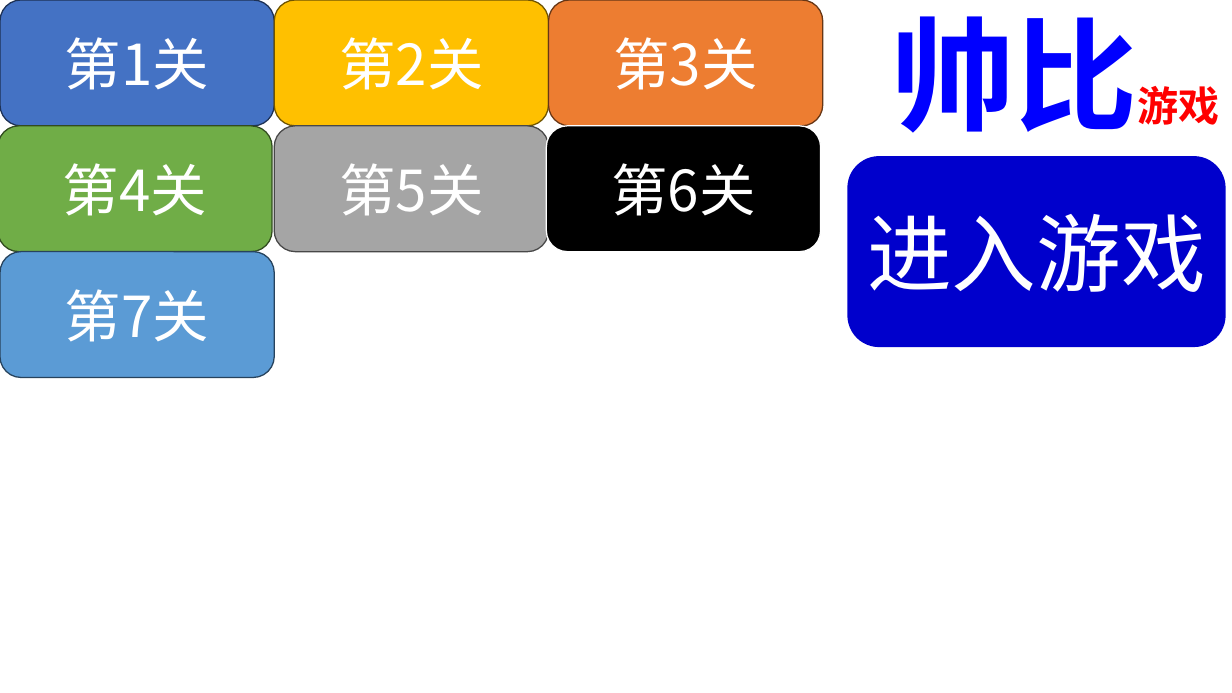
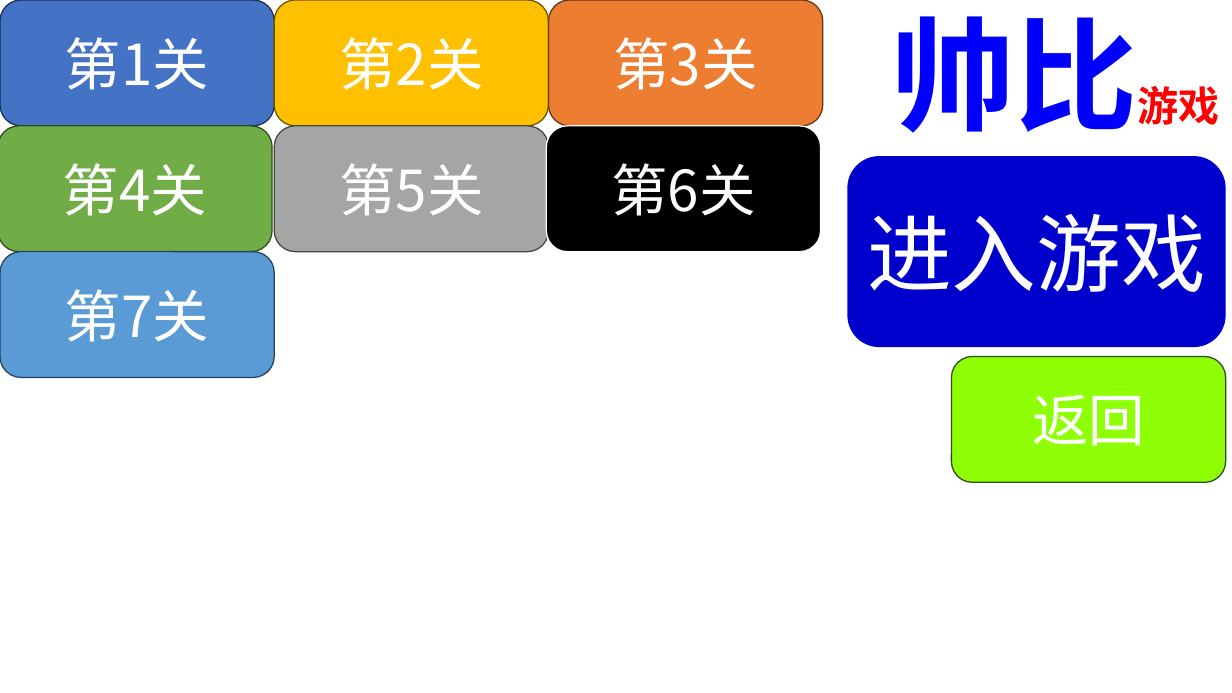
Before and after one commit to Jiaxuans/ShuaiBi-Game, a slide deck: slide 1 of fujian/按钮BUTTON.pptx. Drawn at 1232x693 pixels with LibreOffice and Linux fonts; fonts in the diff are those of the drawing. Boxes give left, top, right and bottom in pixels: in the first picture for what was removed or moved away, otherwise in the second. Text is boxed around its words. In the diff, an @@ line names an element or a change of style, - is before the commit and + after.

```diff
--- a/fujian/按钮BUTTON.pptx
+++ b/fujian/按钮BUTTON.pptx
@@ rounded rectangle added at (952, 357, 1226, 482), fill #8EFF05, outline #314C1F 1 pt, 44 pt, text #FFFFFF @@
+返回
```
Also in this commit, not shown: 1 other slide changed, 24 other files.
